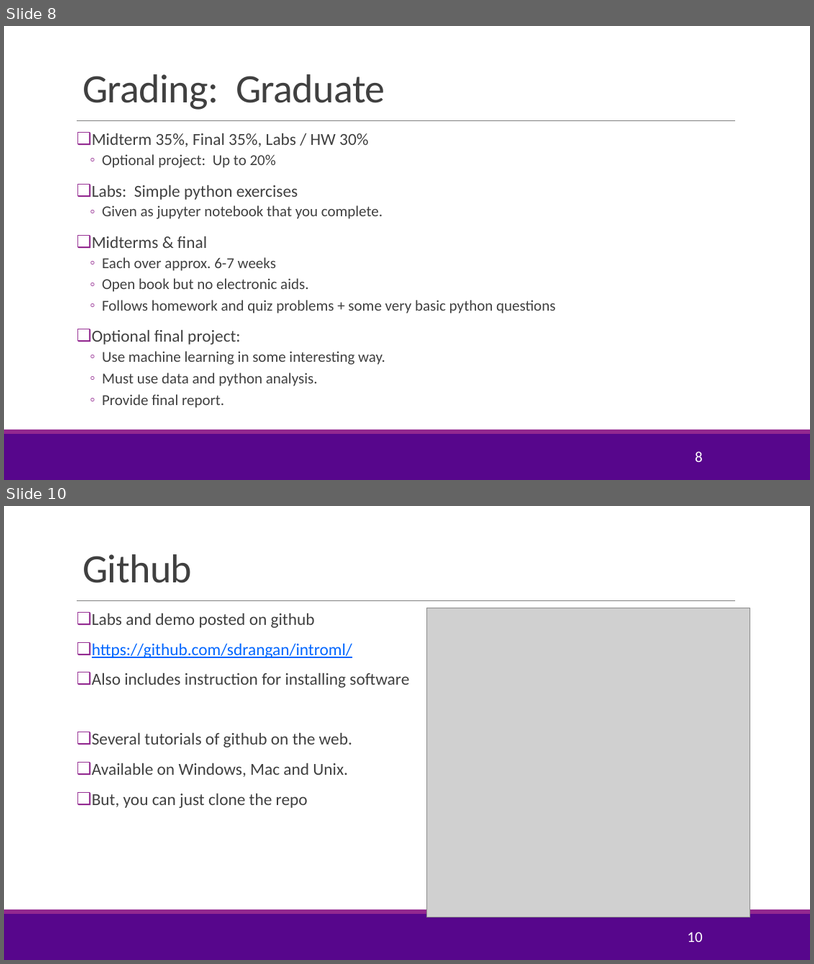
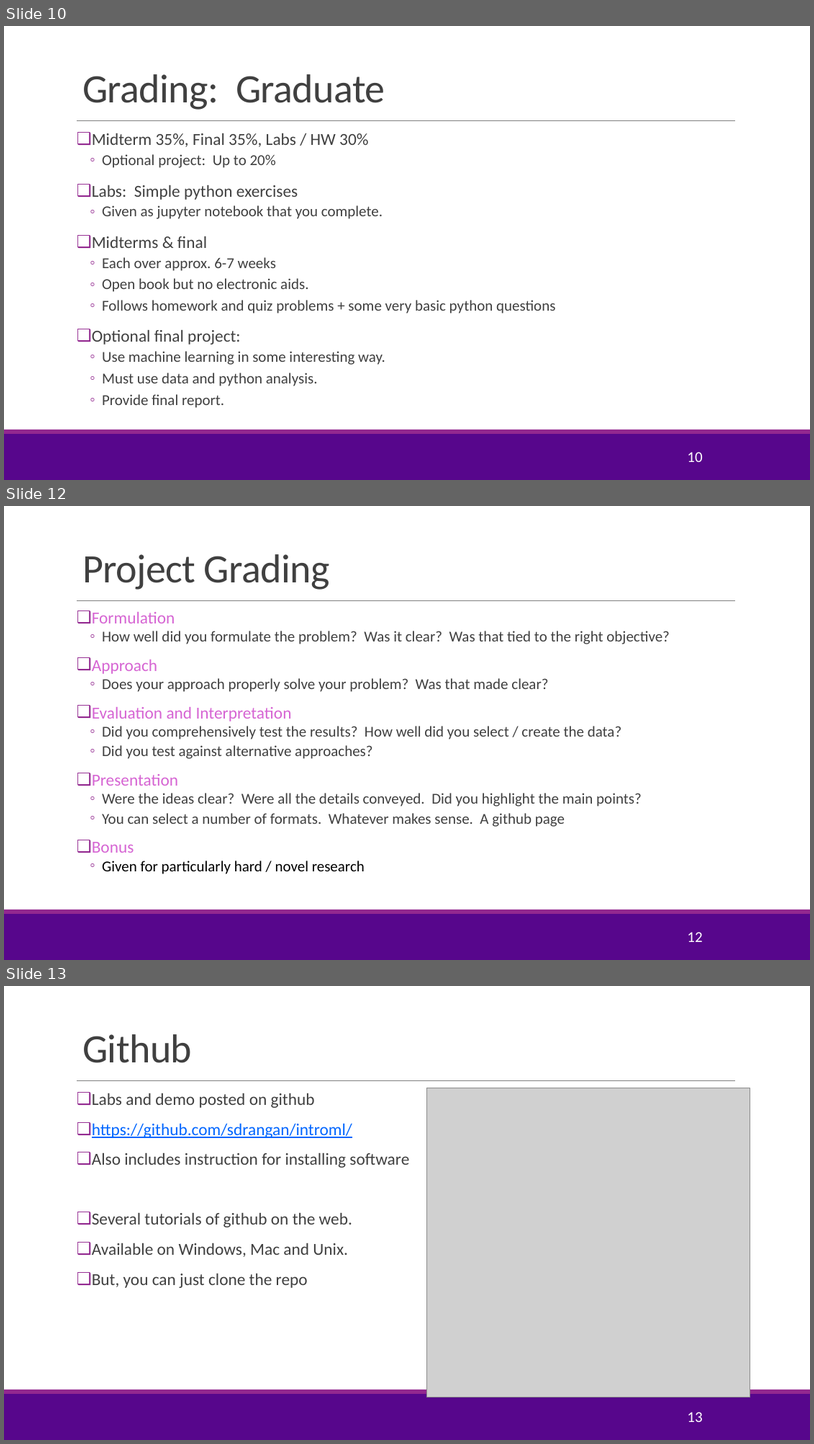
Before and after one commit to joshzzl/introml, a slide deck: lectures/CourseAdmin.pptx. Shown one above the other, each under a label of ours: slides 8 and 10 before the commit, slides 10, 12 and 13 after it; the slides between them are not shown. The pictures are 814x964 and 814x1444 pixels, drawn with LibreOffice and Linux fonts; fonts in the diff are those of the drawing; grey boxes stand for pictures; background and template pictures are left out. Boxes give left, top, right and bottom in pixels: in the first picture for what was removed or moved away, otherwise in the second. Text is boxed around its words. In the diff, an @@ line names an element or a change of style, - is before the commit and + after.

```diff
--- a/lectures/CourseAdmin.pptx
+++ b/lectures/CourseAdmin.pptx
@@ slide 12 added at box(4, 506, 810, 960), background #FFFFFF; not listed: 3 template elements that a slide beside it also shows @@
@@ title added at box(82, 554, 330, 590), 48 pt, text #404040 @@
+Project Grading
@@ text added at box(92, 612, 670, 874), 18 pt, text #404040 @@
+❑ Formulation
+  ◦ How well did you formulate the problem? Was it clear? Was that tied to the right objective?
+❑ Approach
+  ◦ Does your approach properly solve your problem? Was that made clear?
+❑ Evaluation and Interpretation
+  ◦ Did you comprehensively test the results? How well did you select / create the data?
+  ◦ Did you test against alternative approaches?
+❑ Presentation
+  ◦ Were the ideas clear? Were all the details conveyed. Did you highlight the main points?
+  ◦ You can select a number of formats. Whatever makes sense. A github page
+❑ Bonus
+  ◦ Given for particularly hard / novel research
@@ page number added at box(687, 932, 702, 942), 18 pt, text #FFFFFF @@
+12
@@ what was slide 8 is now slide 10 @@
@@ page number at box(687, 452, 702, 462): text changed @@
-8
+10
@@ what was slide 10 is now slide 13 @@
@@ page number at box(687, 1412, 702, 1422): text changed @@
-10
+13
```
Also in this commit, not shown: 3 slides changed, 2 other slides added, 3 other files.
